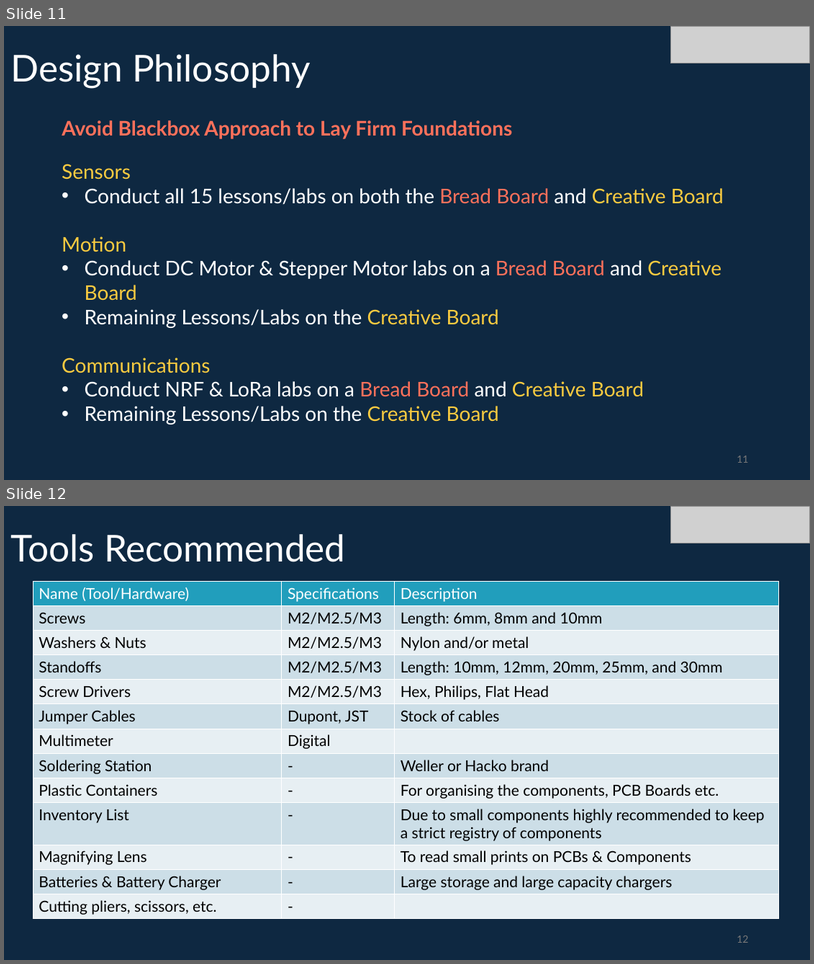
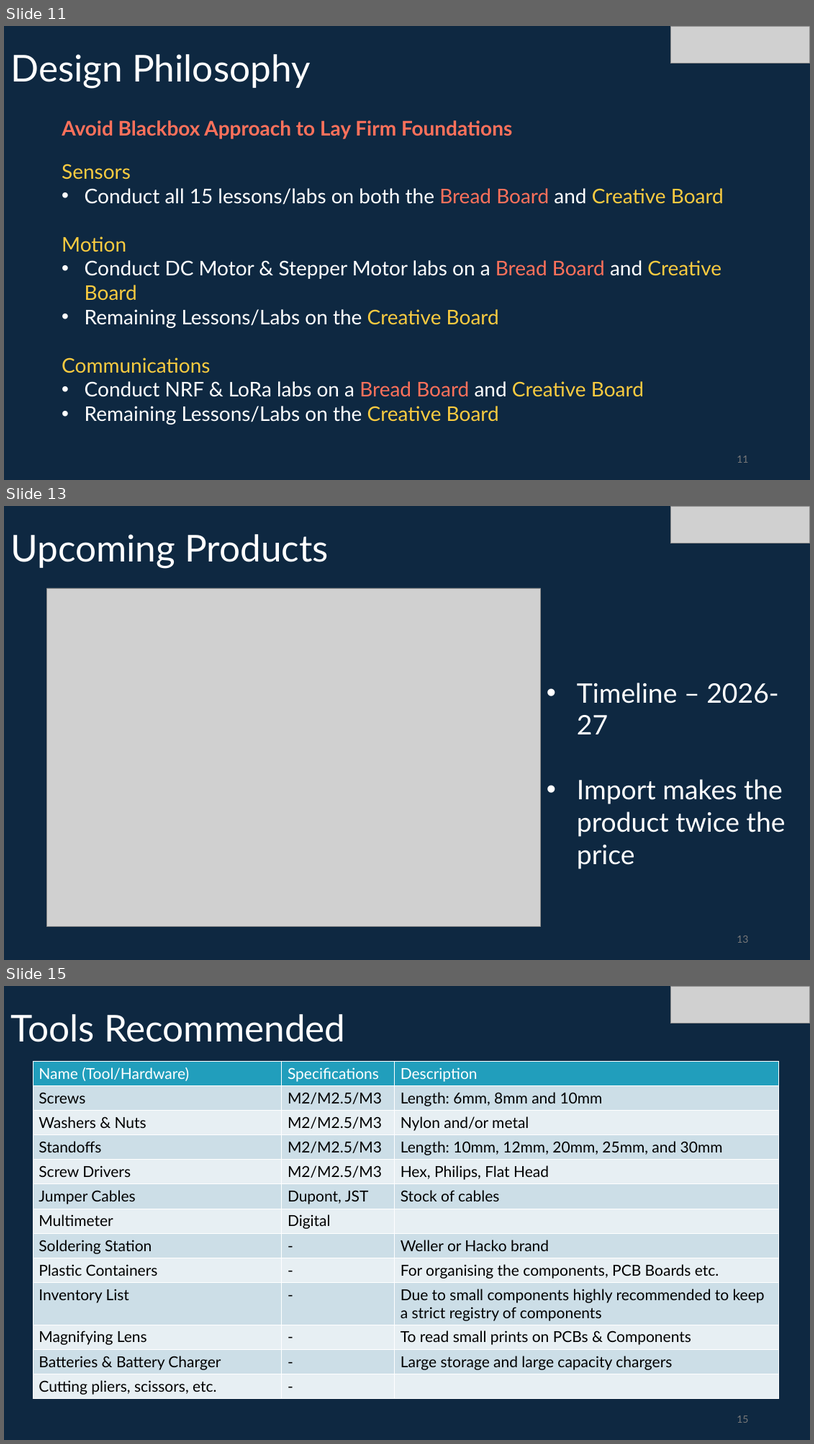
Before and after one commit to info-zas/Training, a slide deck: GPREC/ZAS_Robotics_TrainingSchedule.pptx. Shown one above the other, each under a label of ours: slides 11 and 12 before the commit, slides 11, 13 and 15 after it; the slides between them are not shown. The pictures are 814x964 and 814x1444 pixels, drawn with LibreOffice and Linux fonts; fonts in the diff are those of the drawing; grey boxes stand for pictures. Boxes give left, top, right and bottom in pixels: in the first picture for what was removed or moved away, otherwise in the second. Text is boxed around its words. In the diff, an @@ line names an element or a change of style, - is before the commit and + after.

```diff
--- a/GPREC/ZAS_Robotics_TrainingSchedule.pptx
+++ b/GPREC/ZAS_Robotics_TrainingSchedule.pptx
@@ slide 13 added at [4,506,810,960], background #0E2841 @@
@@ picture added at [671,506,810,543] @@
@@ title added at [10,534,329,568], 44 pt, text #FFFFFF @@
+Upcoming Products
@@ picture added at [47,588,541,926] @@
@@ text added at [577,682,786,836], 32 pt, text #FFFFFF @@
+• Timeline – 2026-27
+• Import makes the product twice the price
@@ page number added at [737,935,748,942], 12 pt, text #797979 @@
+13
@@ what was slide 12 is now slide 15 @@
@@ page number at [737,1415,748,1422]: text changed @@
-12
+15
```
Also in this commit, not shown: 2 other slides added.
